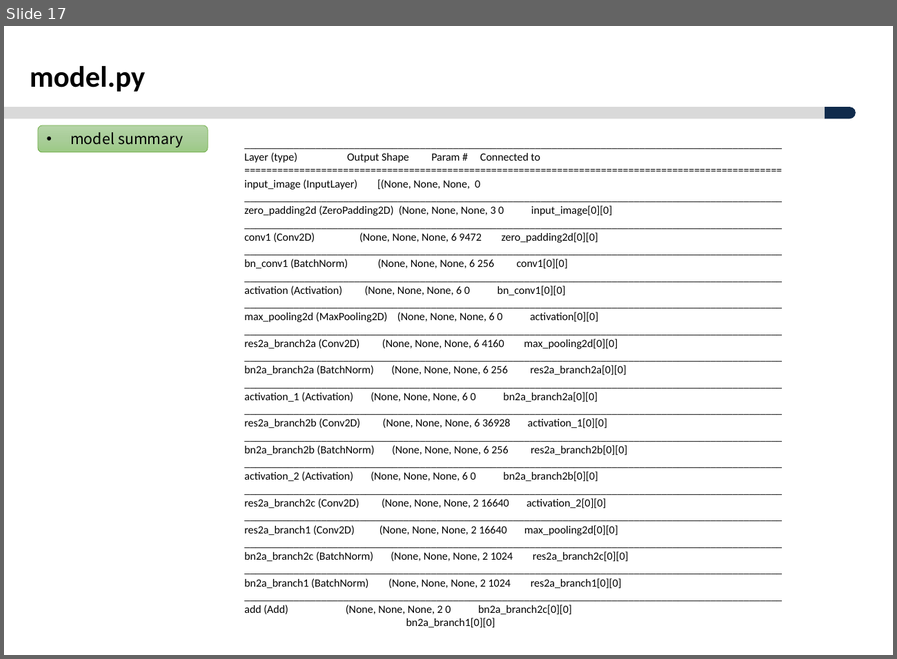
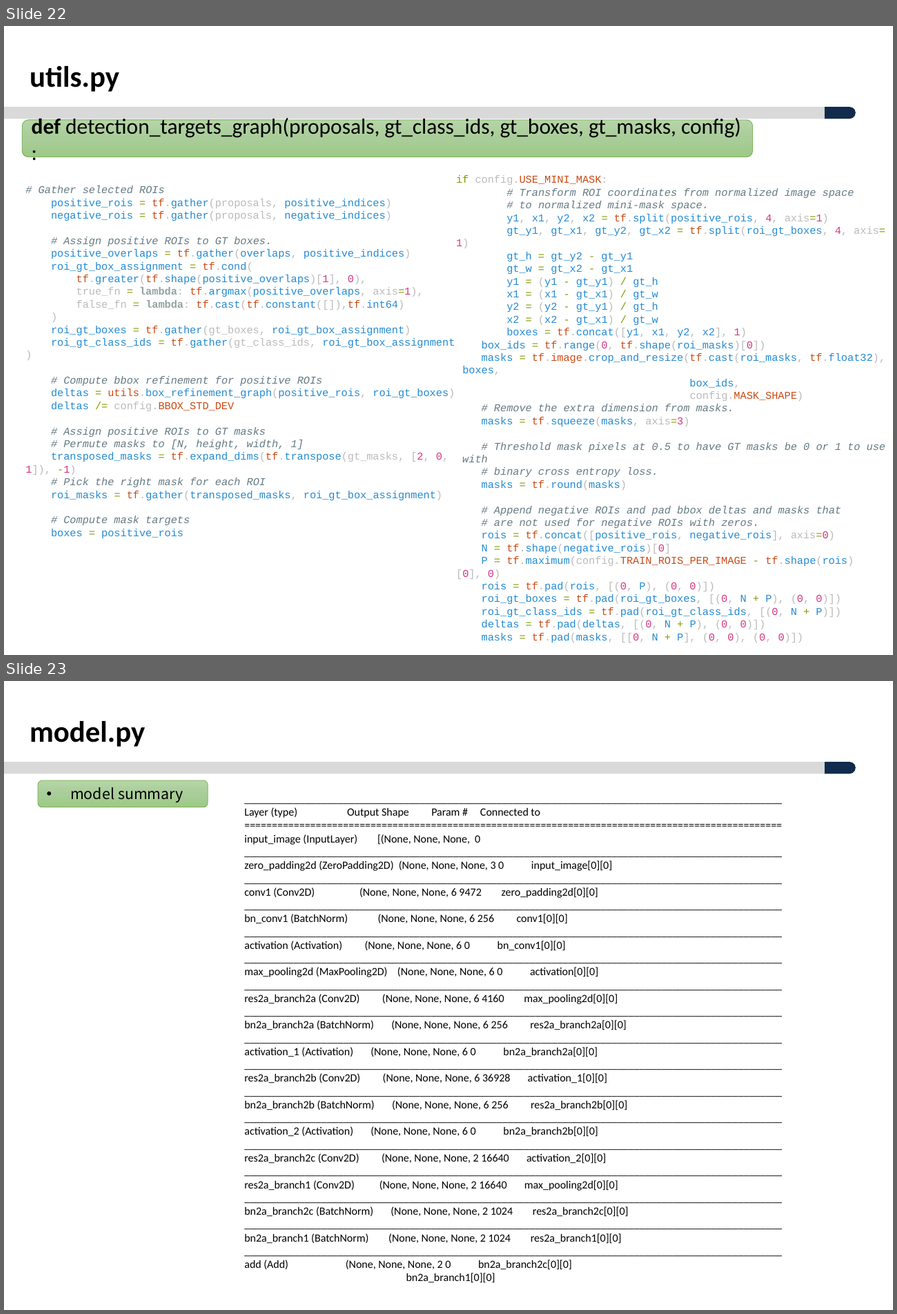
Before and after one commit to ksyoon70/Mask-RCNN-TF2, a slide deck: Masked-RCNN_분석_V1.0.pptx. Shown one above the other, each under a label of ours: slide 17 before the commit, slides 22 and 23 after it. The pictures are 897x659 and 897x1314 pixels, drawn with LibreOffice and Linux fonts; fonts in the diff are those of the drawing; background and template pictures are left out. Boxes give left, top, right and bottom in pixels: in the first picture for what was removed or moved away, otherwise in the second. Text is boxed around its words. In the diff, an @@ line names an element or a change of style, - is before the commit and + after.

```diff
--- a/Masked-RCNN_분석_V1.0.pptx
+++ b/Masked-RCNN_분석_V1.0.pptx
@@ slide 22 added at (4, 26, 893, 655), background #FFFFFF; not listed: 2 template elements that a slide beside it also shows @@
@@ text added at (30, 66, 119, 92), 28 pt, text #000000, bold @@
+utils.py
@@ rounded rectangle added at (22, 120, 753, 157), fill gradient #B5D5A7 to #AACE9A to #9CC987, outline #70AD47 0.5 pt, 20.5 pt, text #000000 @@
+def detection_targets_graph(proposals, gt_class_ids, gt_boxes, gt_masks, config):
@@ text added at (456, 175, 885, 642), 10 pt, text #268BD2 @@
+if config.USE_MINI_MASK:
+# Transform ROI coordinates from normalized image space
+# to normalized mini-mask space.
+y1, x1, y2, x2 = tf.split(positive_rois, 4, axis=1)
+gt_y1, gt_x1, gt_y2, gt_x2 = tf.split(roi_gt_boxes, 4, axis=1)
+gt_h = gt_y2 - gt_y1
+gt_w = gt_x2 - gt_x1
+y1 = (y1 - gt_y1) / gt_h
+x1 = (x1 - gt_x1) / gt_w
+y2 = (y2 - gt_y1) / gt_h
+x2 = (x2 - gt_x1) / gt_w
+boxes = tf.concat([y1, x1, y2, x2], 1)
+box_ids = tf.range(0, tf.shape(roi_masks)[0])
+masks = tf.image.crop_and_resize(tf.cast(roi_masks, tf.float32), boxes,
+box_ids,
+config.MASK_SHAPE)
+# Remove the extra dimension from masks.
+masks = tf.squeeze(masks, axis=3)
+# Threshold mask pixels at 0.5 to have GT masks be 0 or 1 to use with
+# binary cross entropy loss.
+masks = tf.round(masks)
+# Append negative ROIs and pad bbox deltas and masks that
+# are not used for negative ROIs with zeros.
+rois = tf.concat([positive_rois, negative_rois], axis=0)
+N = tf.shape(negative_rois)[0]
+P = tf.maximum(config.TRAIN_ROIS_PER_IMAGE - tf.shape(rois)[0], 0)
+rois = tf.pad(rois, [(0, P), (0, 0)])
+roi_gt_boxes = tf.pad(roi_gt_boxes, [(0, N + P), (0, 0)])
+roi_gt_class_ids = tf.pad(roi_gt_class_ids, [(0, N + P)])
+deltas = tf.pad(deltas, [(0, N + P), (0, 0)])
+masks = tf.pad(masks, [[0, N + P], (0, 0), (0, 0)])
+return rois, roi_gt_class_ids, deltas, masks
@@ text added at (25, 236, 455, 538), 10 pt, text #268BD2 @@
+# Gather selected ROIs
+positive_rois = tf.gather(proposals, positive_indices)
+negative_rois = tf.gather(proposals, negative_indices)
+# Assign positive ROIs to GT boxes.
+positive_overlaps = tf.gather(overlaps, positive_indices)
+roi_gt_box_assignment = tf.cond(
+tf.greater(tf.shape(positive_overlaps)[1], 0),
+true_fn = lambda: tf.argmax(positive_overlaps, axis=1),
+false_fn = lambda: tf.cast(tf.constant([]),tf.int64)
+)
+roi_gt_boxes = tf.gather(gt_boxes, roi_gt_box_assignment)
+roi_gt_class_ids = tf.gather(gt_class_ids, roi_gt_box_assignment)
+# Compute bbox refinement for positive ROIs
+deltas = utils.box_refinement_graph(positive_rois, roi_gt_boxes)
+deltas /= config.BBOX_STD_DEV
+# Assign positive ROIs to GT masks
+# Permute masks to [N, height, width, 1]
+transposed_masks = tf.expand_dims(tf.transpose(gt_masks, [2, 0, 1]), -1)
+# Pick the right mask for each ROI
+roi_masks = tf.gather(transposed_masks, roi_gt_box_assignment)
+# Compute mask targets
+boxes = positive_rois
@@ what was slide 17 is now slide 23 @@
```
Also in this commit, not shown: 1 slide changed, 5 other slides added.
